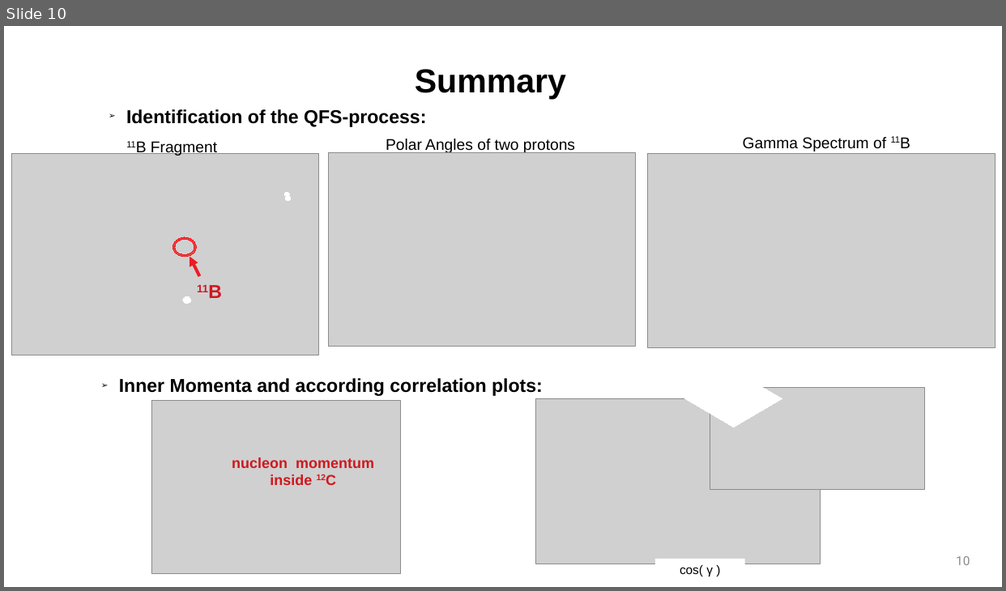
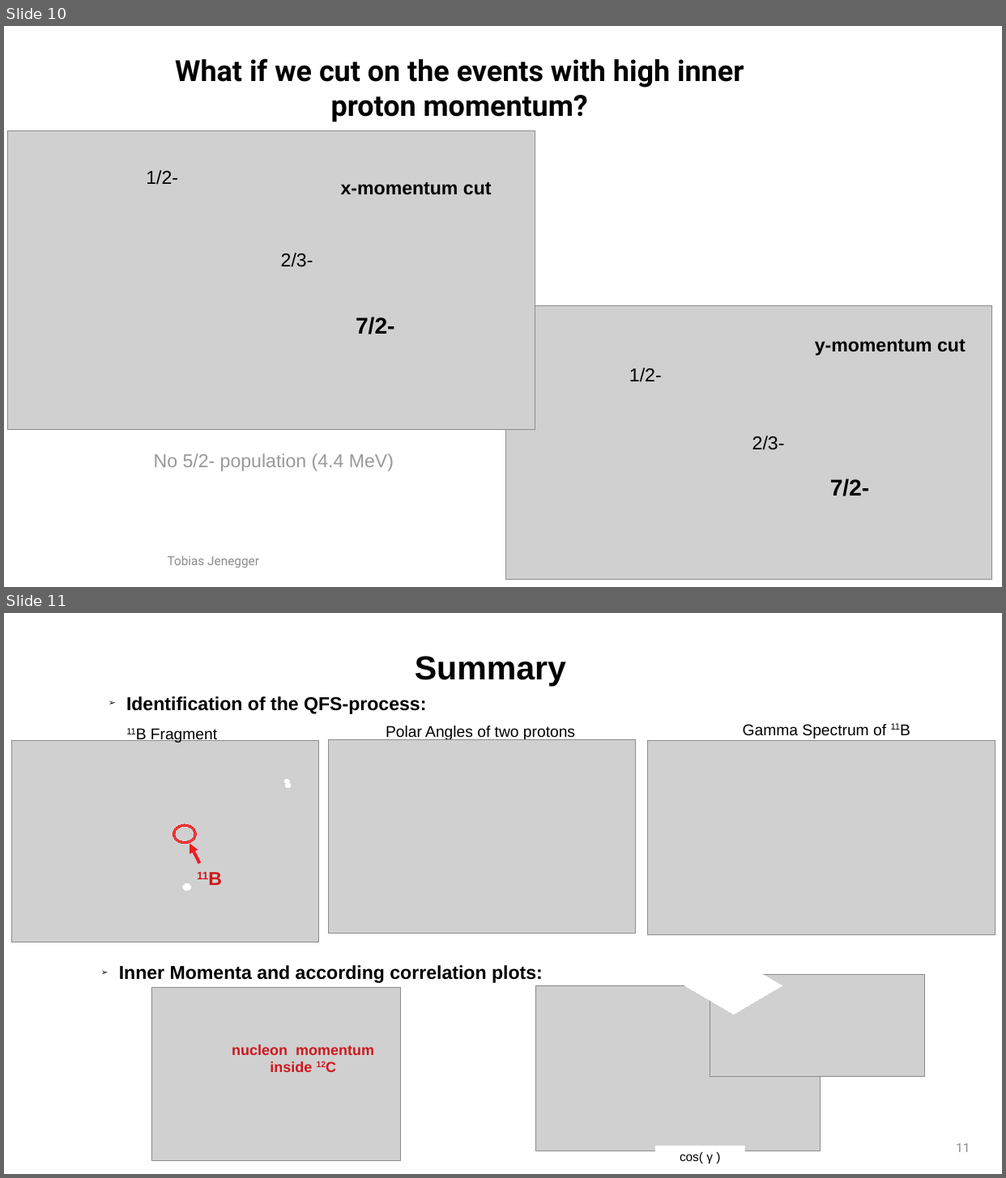
Before and after one commit to jenegger/r3bweek_2022, a slide deck: r3b_pres_2022.odp. Shown one above the other, each under a label of ours: slide 10 before the commit, slides 10 and 11 after it. The pictures are 1006x591 and 1006x1178 pixels, drawn with LibreOffice and Linux fonts; fonts in the diff are those of the drawing; grey boxes stand for pictures; background and template pictures are left out. Boxes give left, top, right and bottom in pixels: in the first picture for what was removed or moved away, otherwise in the second. Text is boxed around its words. In the diff, an @@ line names an element or a change of style, - is before the commit and + after.

```diff
--- a/r3b_pres_2022.odp
+++ b/r3b_pres_2022.odp
@@ slide 10 added at (4,26,1002,587), background #FFFFFF @@
@@ text added at (175,58,744,122), 28 pt, text #000000, bold @@
+What if we cut on the events with high inner proton momentum?
@@ picture added at (8,130,535,430) @@
@@ text added at (146,170,178,185), 18 pt, text #000000 @@
+1/2-
@@ text added at (341,182,492,195), 18 pt, text #000000, bold @@
+x-momentum cut
@@ text added at (281,253,313,267), 18 pt, text #000000 @@
+2/3-
@@ text added at (356,317,394,335), 22 pt, text #000000, bold @@
+7/2-
@@ picture added at (505,306,992,580) @@
@@ text added at (815,339,965,356), 18 pt, text #000000, bold @@
+y-momentum cut
@@ text added at (629,368,662,382), 18 pt, text #000000 @@
+1/2-
@@ text added at (752,436,785,450), 18 pt, text #000000 @@
+2/3-
@@ text added at (154,454,394,472), 18 pt, text #999999 @@
+No 5/2- population (4.4 MeV)
@@ text added at (830,479,869,497), 22 pt, text #000000, bold @@
+7/2-
@@ text added at (168,556,259,568), 12 pt, text #8B8B8B @@
+Tobias Jenegger
@@ what was slide 10 is now slide 11 @@
@@ page number at (956,1144,970,1152): text changed @@
-10
+11
```
Also in this commit, not shown: 3 other files.
